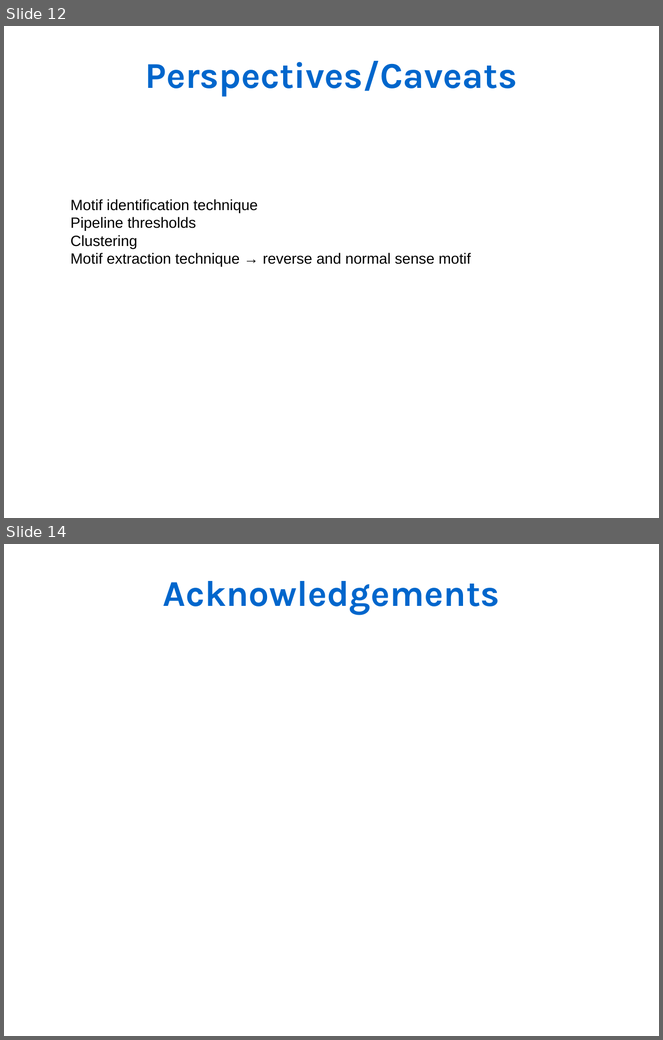
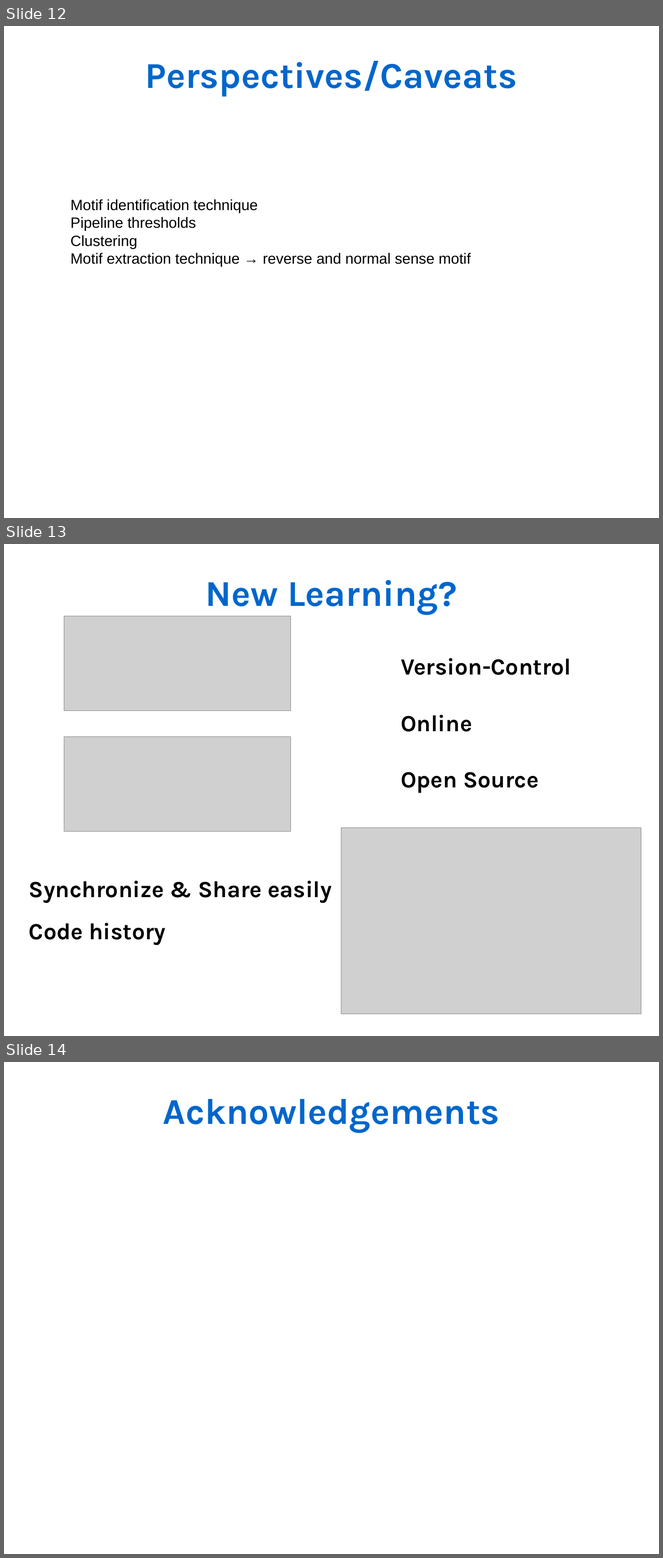
Before and after one commit to Rekyt/lynchlabpresentation2014, a slide deck: LabMeetingPresentation.odp. Shown one above the other, each under a label of ours: slides 12 and 14 before the commit, slides 12, 13 and 14 after it; the slides between them are not shown. The pictures are 663x1040 and 663x1558 pixels, drawn with LibreOffice and Linux fonts; fonts in the diff are those of the drawing; grey boxes stand for pictures. Boxes give left, top, right and bottom in pixels: in the first picture for what was removed or moved away, otherwise in the second. Text is boxed around its words. In the diff, an @@ line names an element or a change of style, - is before the commit and + after.

```diff
--- a/LabMeetingPresentation.odp
+++ b/LabMeetingPresentation.odp
@@ slide 13 added at (4,544,659,1036), background #FFFFFF @@
@@ text added at (206,580,457,614), 44 pt, text #0066CC, bold @@
+New Learning?
@@ picture added at (64,616,291,710) @@
@@ text added at (401,658,571,828), 28 pt, text #000000, bold @@
+Version-Control
+Online
+Open Source
+Modular
@@ picture added at (64,736,291,831) @@
@@ picture added at (341,827,642,1014) @@
@@ text added at (29,880,332,945), 28 pt, text #000000, bold @@
+Synchronize & Share easily
+Code history
```
Also in this commit, not shown: 3 slides changed, 1 other slide added, 2 slides removed.
